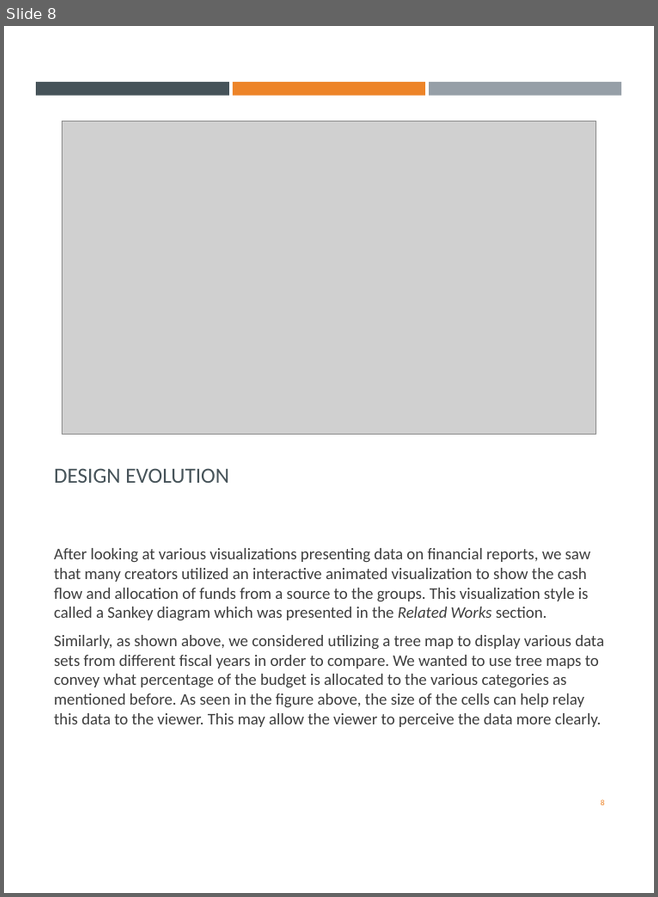
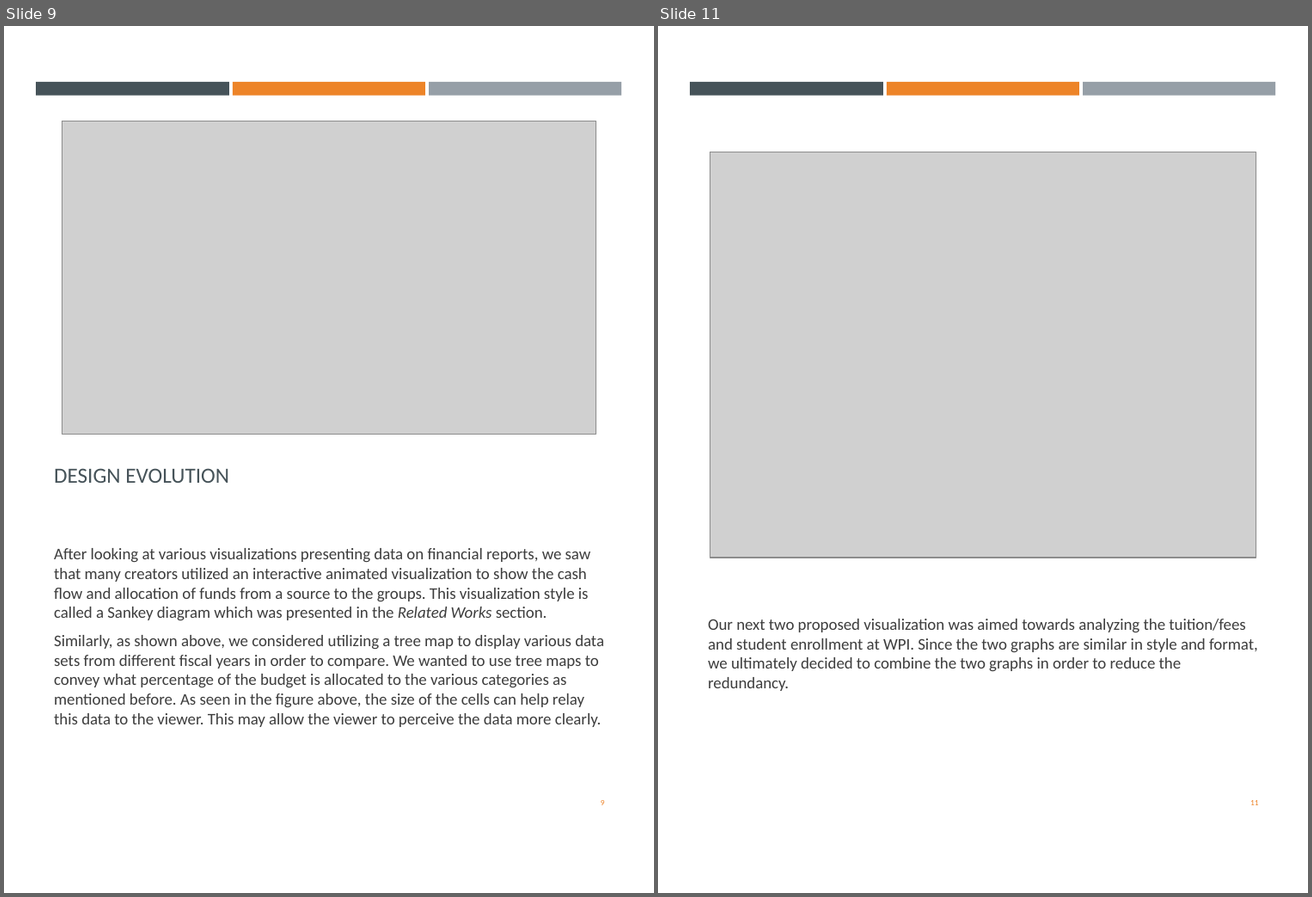
Before and after one commit to cs480x-21c/final, a slide deck: ProcessBook.pptx. Shown side by side, each under a label of ours: slide 8 before the commit, slides 9 and 11 after it; the slides between them are not shown. The pictures are 658x897 and 1312x897 pixels, drawn with LibreOffice and Linux fonts; fonts in the diff are those of the drawing; grey boxes stand for pictures. Boxes give left, top, right and bottom in pixels: in the first picture for what was removed or moved away, otherwise in the second. Text is boxed around its words. In the diff, an @@ line names an element or a change of style, - is before the commit and + after.

```diff
--- a/ProcessBook.pptx
+++ b/ProcessBook.pptx
@@ slide 11 added at box(658, 26, 1308, 893), background #FFFFFF; not listed: 3 template elements that a slide beside it also shows @@
@@ picture added at box(710, 152, 1257, 557) @@
@@ text added at box(708, 619, 1258, 691), 13.5 pt, text #3D3D3D @@
+Our next two proposed visualization was aimed towards analyzing the tuition/fees and student enrollment at WPI. Since the two graphs are similar in style and format, we ultimately decided to combine the two graphs in order to reduce the redundancy.
@@ page number added at box(1251, 800, 1258, 805), 6.8 pt, text #ED8428 @@
+11
@@ what was slide 8 is now slide 9 @@
@@ page number at box(601, 800, 605, 805): text changed @@
-8
+9
```
Also in this commit, not shown: 3 slides changed, 10 other slides added, 1 slide removed.
